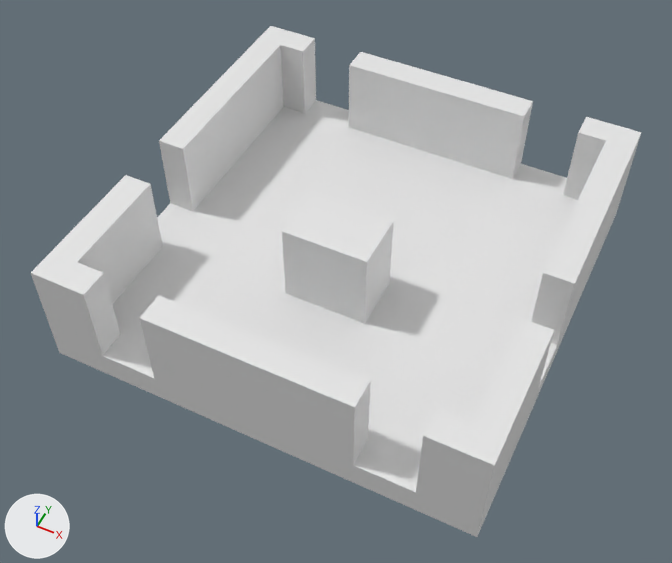
Two versions of the FBX model Working Build/Assets/Models/RoomModels/1.FBX, one commit apart.
Before and after are seen from a 50 mm lens placed at (22.8, -13.6, 25.1), pointed at (13.2, 5.6, 1.0). The lights are fixed; the arrows at lower left show +X, +Y and +Z. Where no turn or scale is listed for an object, it has been applied to the vertices. Vertices at the same position are counted once.

The scene before the commit, as lines of its bpy script (objects in view):
```python
me_mesh = bpy.data.meshes.new('Mesh')
me_mesh.from_pydata(...)  # 844 vertices, 843 faces; spans x -7.5..7.5, y -7.5..7.5, z 0.0..4.0
ob_box008 = bpy.data.objects.new('Box008', me_mesh)
ob_box008.location = (13.41, 6.9, 0.0)
```
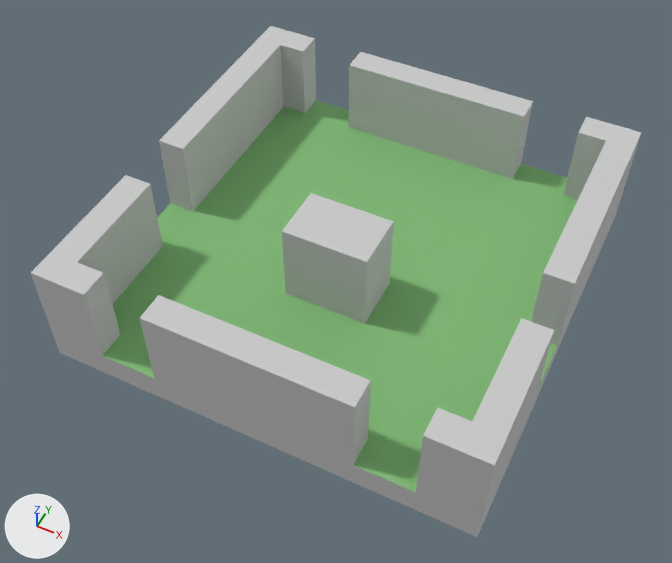
Boxes (x1, y1, x2, y2) around the edits, measured in the pictures (672 x 563 px):
part 1 of me_mesh, recoloured (white to grey): (31, 26, 642, 537) in both
part 2 of me_mesh, recoloured (white to green): (103, 100, 578, 492) in both

The change in detail:
Material 'Floor' (mat_floor) is new.
Its base color is (0.212, 0.486, 0.176) (green #7fb974).
Its roughness is 0.859.
Material 'Walls' (mat_walls) is new.
Its base color is (0.588, 0.588, 0.588) (light grey #cacaca).
Its roughness is 0.859.
me_mesh has 844 vertices, 843 faces and spans x -7.5..7.5, y -7.5..7.5, z 0.0..4.0.
me_mesh is used by ob_box008; location (13.41, 6.9, 0.0).
me_mesh part 1: 668 of the faces centred in x -7.5..7.5, y -7.5..7.5, z 0.0..4.0 switch from no material to mat_walls (light grey #cacaca).
me_mesh part 2: all 175 faces centred in x -7.0..7.0, y -7.0..7.0, z 1.0 switch from no material to mat_floor (green #7fb975).
